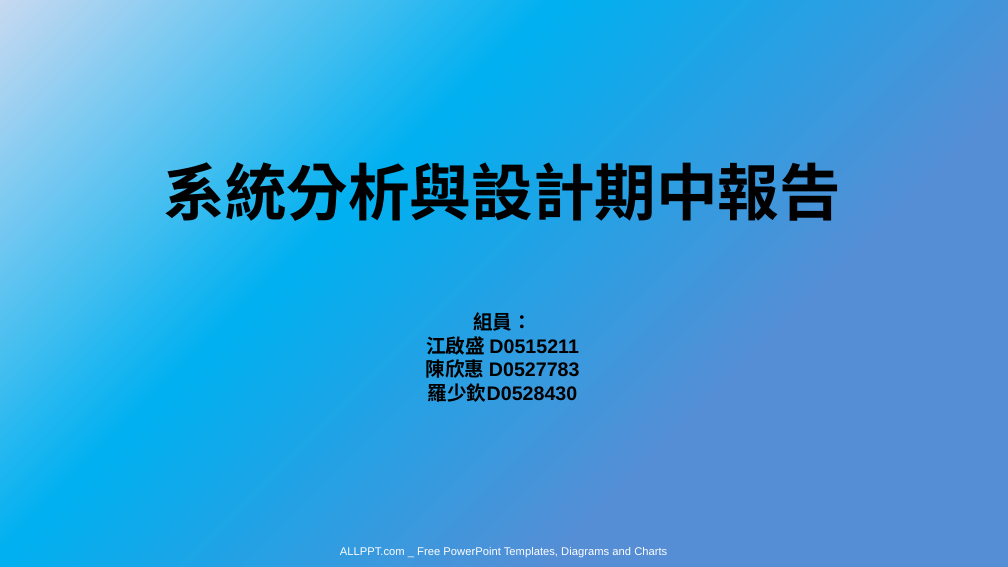
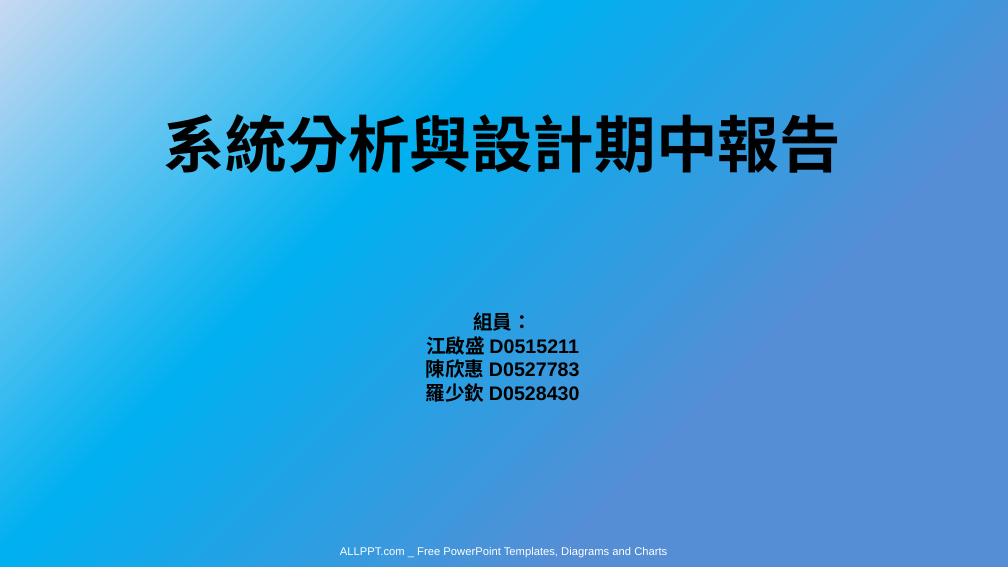
Before and after one commit to bnuby/Mobile-Application-Software, a slide deck: slide 1 of 系統分析/系統分析期中報告.pptx. Drawn at 1008x567 pixels with LibreOffice and Linux fonts; fonts in the diff are those of the drawing. Boxes give left, top, right and bottom in pixels: in the first picture for what was removed or moved away, otherwise in the second. Text is boxed around its words. In the diff, an @@ line names an element or a change of style, - is before the commit and + after.

```diff
--- a/系統分析/系統分析期中報告.pptx
+++ b/系統分析/系統分析期中報告.pptx
@@ text "系統分析與設計期中報告": place and size @@
-text "系統分析與設計期中報告" at box(163, 152, 841, 231)
+text "系統分析與設計期中報告" at box(163, 104, 841, 183)
@@ text at box(426, 383, 580, 402): spaces changed @@
-羅少欽D0528430
+羅少欽 D0528430
```
Also in this commit, not shown: 11 other slides changed, 1 slide removed, 5 other files.
